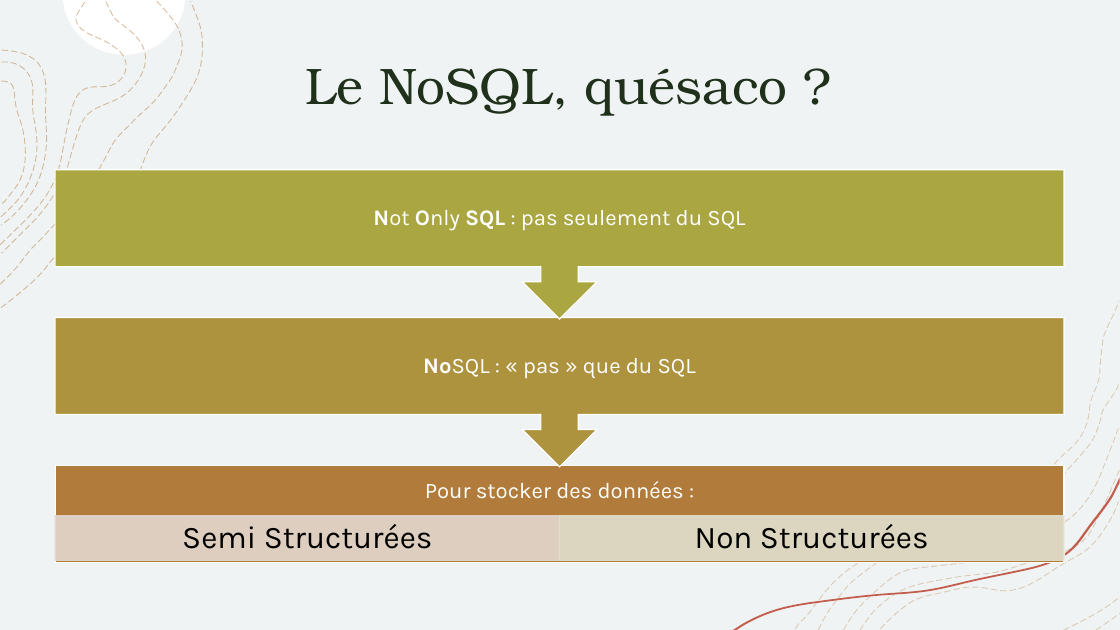
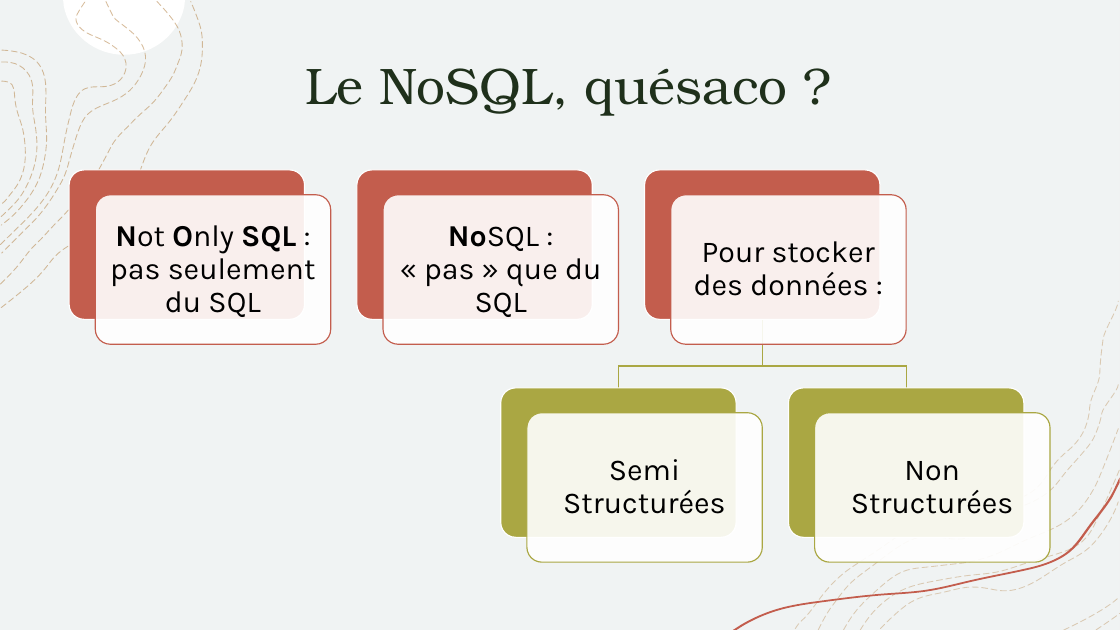
Before and after one commit to AnthonyRyck/Meetup, a slide deck: slide 4 of MeetupGraphDatabase/PresentationPPT/Meetup-Graph.pptx. Drawn at 1120x630 pixels with LibreOffice and Linux fonts; fonts in the diff are those of the drawing. Boxes give left, top, right and bottom in pixels: in the first picture for what was removed or moved away, otherwise in the second. Text is boxed around its words. In the diff, an @@ line names an element or a change of style, - is before the commit and + after.

```diff
--- a/MeetupGraphDatabase/PresentationPPT/Meetup-Graph.pptx
+++ b/MeetupGraphDatabase/PresentationPPT/Meetup-Graph.pptx
@@ group removed at bbox=[55, 170, 1065, 563]: 3 rectangles, 2 up arrow callouts @@
@@ text "Not Only SQL : pas ...": place and size @@
-text "Not Only SQL : pas ..." at bbox=[373, 210, 745, 231]
+text "Not Only SQL : pas ..." at bbox=[110, 225, 316, 317]
@@ text "NoSQL : « pas » ...": place and size @@
-text "NoSQL : « pas » ..." at bbox=[423, 358, 696, 378]
+text "NoSQL : « pas » ..." at bbox=[424, 226, 601, 317]
@@ size 19 to 26 pt, text colour #FFFFFF to #000000; more space between paragraphs in 3 elements at bbox=[110, 225, 316, 317], bbox=[424, 226, 601, 317], bbox=[694, 241, 875, 296] @@
@@ text "Pour stocker des données :": place and size @@
-text "Pour stocker des données :" at bbox=[425, 481, 684, 499]
+text "Pour stocker des données :" at bbox=[694, 241, 875, 296]
@@ text "Semi Structurées" at bbox=[563, 459, 725, 514]: size 27 to 26 pt @@
@@ text "Semi Structurées": place and size @@
-text "Semi Structurées" at bbox=[182, 524, 433, 549]
+text "Semi Structurées" at bbox=[563, 459, 725, 514]
@@ group added at bbox=[69, 170, 1050, 562]: 10 rounded rectangles, 2 freeform shapes @@
@@ text "Non Structurées": place and size @@
-text "Non Structurées" at bbox=[695, 524, 929, 549]
+text "Non Structurées" at bbox=[851, 461, 1013, 514]
@@ text "Non Structurées" at bbox=[851, 461, 1013, 514]: size 27 to 26 pt @@
@@ freeform shape at bbox=[860, 470, 1120, 630]: outline redrawn @@
```
Also in this commit, not shown: 3 other slides changed, 7 slides added, 1 slide removed, 2 other files.
